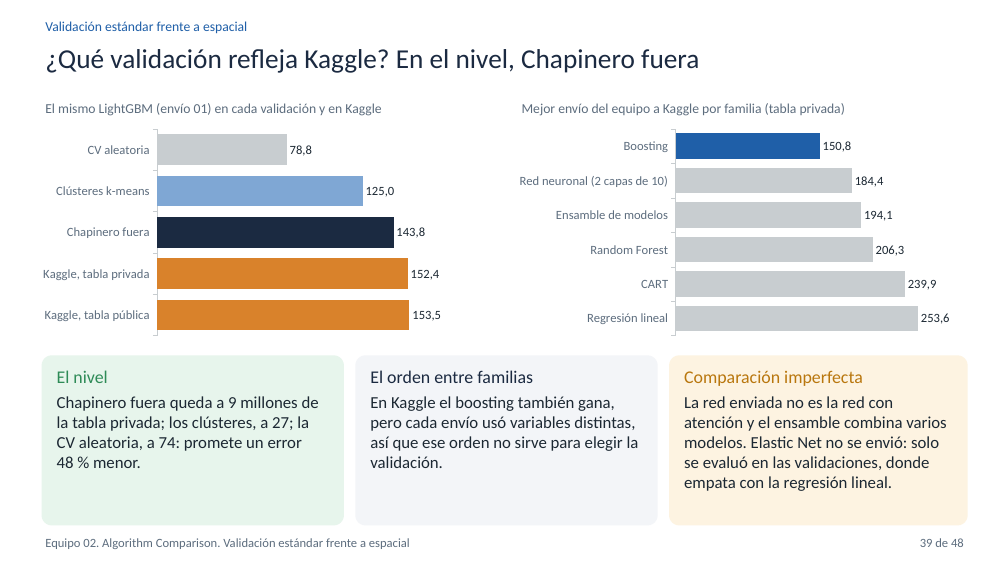
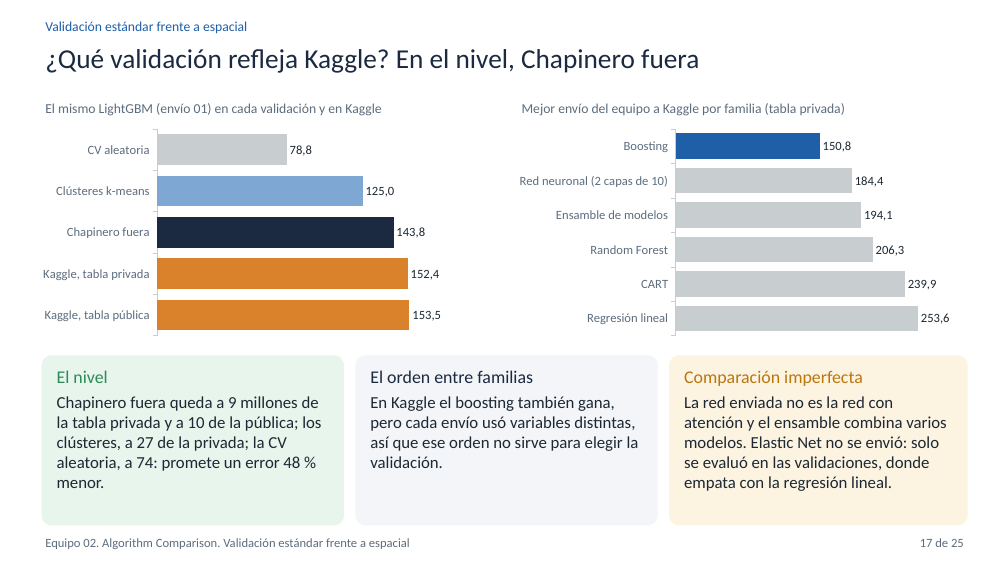
Before and after one commit to hsaguilera/BDML-PS03, a slide deck: slide 17 of 03_slides/compare_equipo_02.pptx (slide 39 before the commit). Drawn at 1008x567 pixels with LibreOffice and Linux fonts; fonts in the diff are those of the drawing. Boxes give left, top, right and bottom in pixels: in the first picture for what was removed or moved away, otherwise in the second. Text is boxed around its words. In the diff, an @@ line names an element or a change of style, - is before the commit and + after.

Commit message:
Reduce las presentaciones finales a 27 y 25 láminas para la exposición
Best Model Deep Dive queda con 27 láminas y Algorithm Comparison con 25,
con las cifras verificadas, las notas del orador recortadas para unos 20
minutos y el mapa de láminas del README actualizado. Los PDF de 03_slides
son los entregados.

```diff
--- a/03_slides/compare_equipo_02.pptx
+++ b/03_slides/compare_equipo_02.pptx
@@ text in rounded rectangle at (57,396,321,488): text changed @@
-Chapinero fuera queda a 9 millones de la tabla privada; los clústeres, a 27; la CV aleatoria, a 74: promete un error 48 % menor.
+Chapinero fuera queda a 9 millones de la tabla privada y a 10 de la pública; los clústeres, a 27 de la privada; la CV aleatoria, a 74: promete un error 48 % menor.
@@ text at (920,538,964,547): text changed @@
-39 de 48
+17 de 25
```
Also in this commit, not shown: 24 other slides changed, 23 slides removed, 9 other files.
